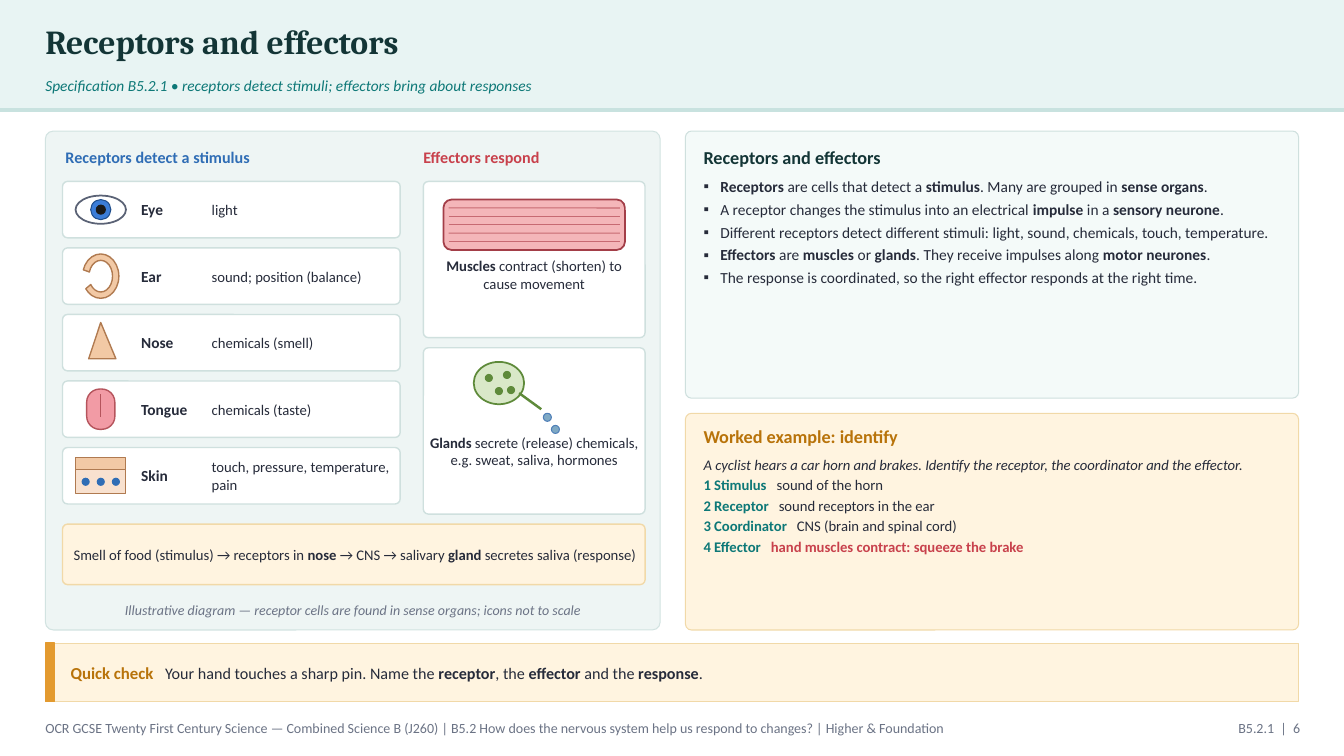
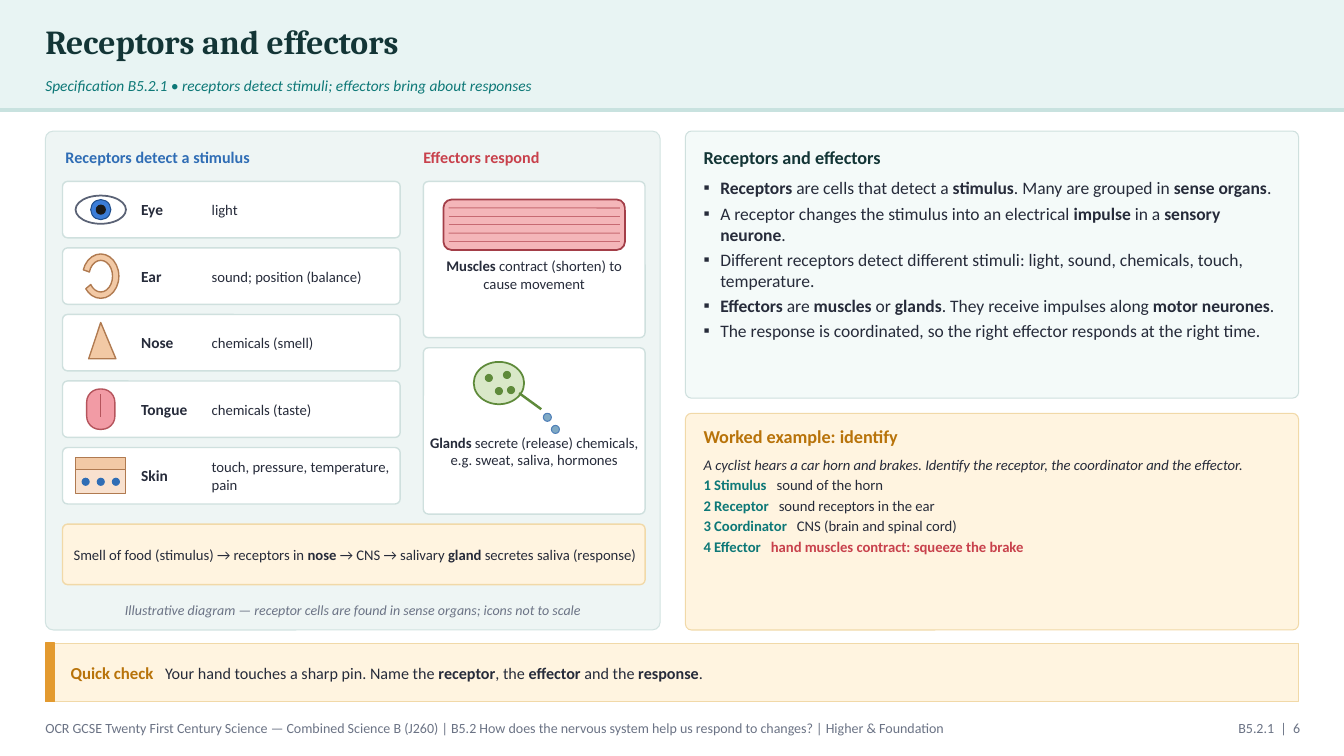
Before and after one commit to pstephenphilip-ship-it/Piri-MBBS, a slide deck: slide 6 of gcse-slides/ocr-biology/OCR21C_B5.2_NervousSystem_Combined.pptx. Drawn at 1344x756 pixels with LibreOffice and Linux fonts; fonts in the diff are those of the drawing. Boxes give left, top, right and bottom in pixels: in the first picture for what was removed or moved away, otherwise in the second. Text is boxed around its words. In the diff, an @@ line names an element or a change of style, - is before the commit and + after.

```diff
--- a/gcse-slides/ocr-biology/OCR21C_B5.2_NervousSystem_Combined.pptx
+++ b/gcse-slides/ocr-biology/OCR21C_B5.2_NervousSystem_Combined.pptx
@@ text "Receptors are cells that detect ..." at <box>720,181,1275,340</box>: size 11 to 12.5 pt @@
```
Also in this commit, not shown: 6 other slides changed, 2 other files.
